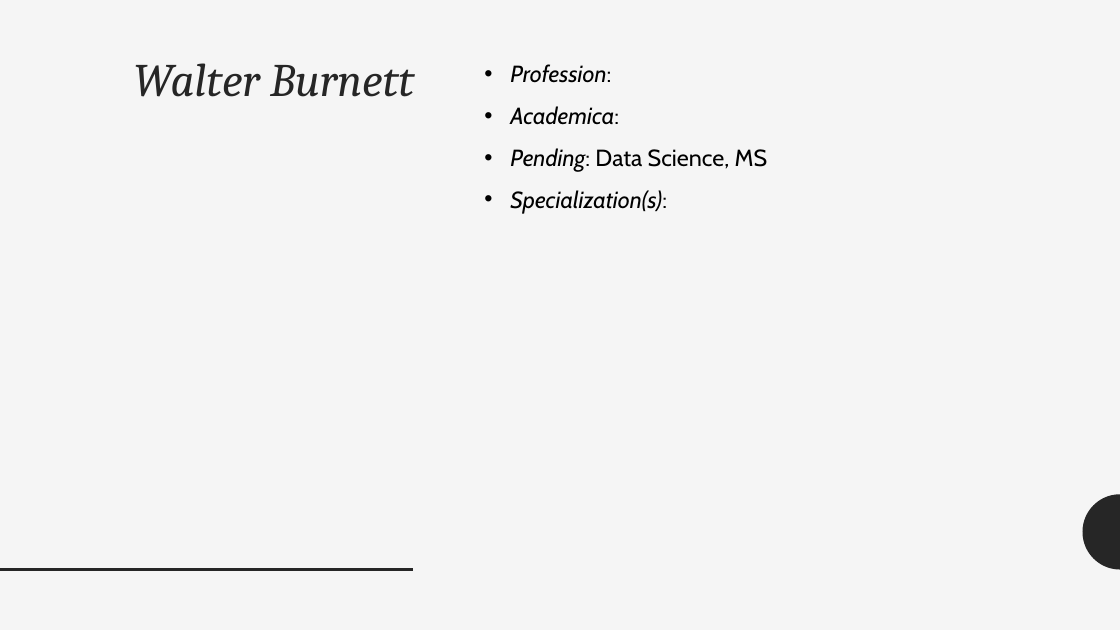
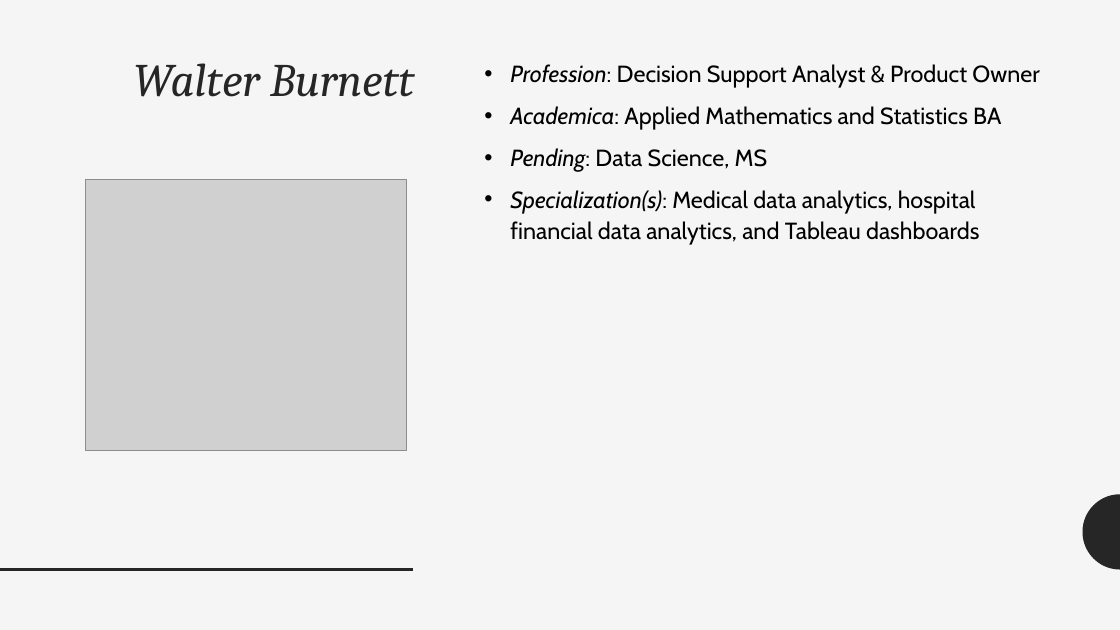
Before and after one commit to ezgisiir/URMCVenitaltorAllocation, a slide deck: slide 6 of Docs/ClientMeetings/2022_02_14_Meeting/2022_02_14_MeetingPresentation.pptx. Drawn at 1120x630 pixels with LibreOffice and Linux fonts; fonts in the diff are those of the drawing; grey boxes stand for pictures. Boxes give left, top, right and bottom in pixels: in the first picture for what was removed or moved away, otherwise in the second. Text is boxed around its words. In the diff, an @@ line names an element or a change of style, - is before the commit and + after.

```diff
--- a/Docs/ClientMeetings/2022_02_14_Meeting/2022_02_14_MeetingPresentation.pptx
+++ b/Docs/ClientMeetings/2022_02_14_Meeting/2022_02_14_MeetingPresentation.pptx
@@ text at [510,64,1039,130]: text changed; italic off @@
-• Profession:
-• Academica:
+• Profession: Decision Support Analyst & Product Owner
+• Academica: Applied Mathematics and Statistics BA
@@ picture added at [86,180,407,450] @@
@@ text at [510,190,979,245]: text changed; italic off @@
-• Specialization(s):
+• Specialization(s): Medical data analytics, hospital financial data analytics, and Tableau dashboards
```
